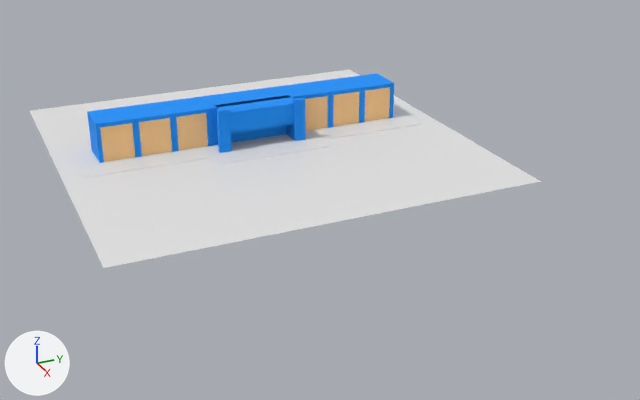
Two versions of the Blender file public/models/model.blend, one commit apart.
The view is the same before and after, from a camera (50 mm lens) standing at (40.0, -14.6, 16.1) and looking at (4.4, 1.4, -1.7). Lighting does not change. The marker at lower left points along +X, +Y and +Z.
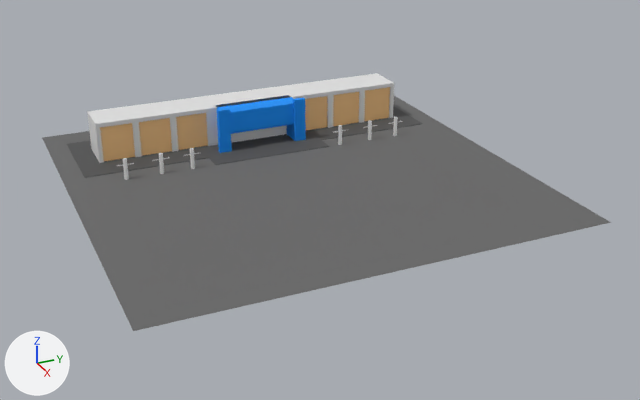
Edits to the bpy script that builds the scene:
```text
Change me_plane:
    where me_plane.from_pydata(...)  # 4 vertices, 1 face; spans x -1.0..1.0, y -1.0..1.0, z 0.0
    add me_plane.materials.append(mat_material_004)  # dark grey #696969
Change me_cube_002:
    where me_cube_002.from_pydata(...)  # 56 vertices, 30 faces; spans x -1.0..1.0, y -1.0..1.0, z -1.0..1.0
    used by ob_cube_001; location = (-1.5, 0.0, 1.0); scale = (1.0, 8.0, 1.0)
    remove me_cube_002.materials.append(mat_material_001)  # beige #ffcd8e
    me_cube_002 part 1: all 24 faces that had it switch from mat_material_002 (blue #0092ff) to no material
Add me_cube_010:
    me_cube_010.from_pydata([(0.91, 0.78, 0.8), (0.91, 0.97, 0.8), (0.91, 0.78, -1.0), (0.91, 0.97, -1.0)], [], [(3, 1, 0, 2)])
    me_cube_010.materials.append(mat_material_001)  # beige #ffcd8e
Add me_cube_009:
    me_cube_009.from_pydata([(0.91, 0.55, 0.8), (0.91, 0.74, 0.8), (0.91, 0.55, -1.0), (0.91, 0.74, -1.0)], [], [(3, 1, 0, 2)])
    me_cube_009.materials.append(mat_material_001)  # beige #ffcd8e
Add me_cube_008:
    me_cube_008.from_pydata([(0.91, 0.32, 0.8), (0.91, 0.51, 0.8), (0.91, 0.32, -1.0), (0.91, 0.51, -1.0)], [], [(3, 1, 0, 2)])
    me_cube_008.materials.append(mat_material_001)  # beige #ffcd8e
Add me_cube_007:
    me_cube_007.from_pydata([(0.91, -0.51, 0.8), (0.91, -0.32, 0.8), (0.91, -0.51, -1.0), (0.91, -0.32, -1.0)], [], [(3, 1, 0, 2)])
    me_cube_007.materials.append(mat_material_001)  # beige #ffcd8e
Add me_cube_006_1:
    me_cube_006_1.from_pydata([(0.91, -0.74, 0.8), (0.91, -0.55, 0.8), (0.91, -0.74, -1.0), (0.91, -0.55, -1.0)], [], [(3, 1, 0, 2)])
    me_cube_006_1.materials.append(mat_material_001)  # beige #ffcd8e
Add me_cube_004:
    me_cube_004.from_pydata([(0.91, -0.98, 0.8), (0.91, -0.78, 0.8), (0.91, -0.78, -1.0), (0.91, -0.98, -1.0)], [], [(2, 1, 0, 3)])
    me_cube_004.materials.append(mat_material_001)  # beige #ffcd8e
Change ob_plane:
    ob_plane.location: (0.0, 0.0, 0.0) -> (4.72, 0.0, 0.0)
Remove ob_cube_003:
    ob_cube_003 = bpy.data.objects.new('Cube.003', me_cube_005)
Add ob_cylinder_006:
    ob_cylinder_006 = bpy.data.objects.new('Cylinder.006', me_cylinder_008)  # 152 vertices, 140 faces; spans x -0.1..0.1, y -0.407..0.407, z -0.5..0.5
    ob_cylinder_006.location = (1.92, 3.64, 0.5)
Add ob_cylinder_005:
    ob_cylinder_005 = bpy.data.objects.new('Cylinder.005', me_cylinder_008.copy())
    ob_cylinder_005.location = (1.92, 5.32, 0.5)
Add ob_cylinder_004:
    ob_cylinder_004 = bpy.data.objects.new('Cylinder.004', me_cylinder_008.copy())
    ob_cylinder_004.location = (1.92, 6.81, 0.5)
Add ob_cylinder_003:
    ob_cylinder_003 = bpy.data.objects.new('Cylinder.003', me_cylinder_008.copy())
    ob_cylinder_003.location = (1.92, -7.26, 0.5)
Add ob_cylinder_002:
    ob_cylinder_002 = bpy.data.objects.new('Cylinder.002', me_cylinder_008.copy())
    ob_cylinder_002.location = (1.92, -5.58, 0.5)
Add ob_cylinder_001:
    ob_cylinder_001 = bpy.data.objects.new('Cylinder.001', me_cylinder_008.copy())
    ob_cylinder_001.location = (1.92, -4.09, 0.5)
Add ob_window_005:
    ob_window_005 = bpy.data.objects.new('Window.005', me_cube_010)
    ob_window_005.location = (-1.5, 0.0, 1.0)
    ob_window_005.scale = (1.0, 8.0, 1.0)
Add ob_window_004:
    ob_window_004 = bpy.data.objects.new('Window.004', me_cube_009)
    ob_window_004.location = (-1.5, 0.0, 1.0)
    ob_window_004.scale = (1.0, 8.0, 1.0)
Add ob_window_003:
    ob_window_003 = bpy.data.objects.new('Window.003', me_cube_008)
    ob_window_003.location = (-1.5, 0.0, 1.0)
    ob_window_003.scale = (1.0, 8.0, 1.0)
Add ob_window_002:
    ob_window_002 = bpy.data.objects.new('Window.002', me_cube_007)
    ob_window_002.location = (-1.5, 0.0, 1.0)
    ob_window_002.scale = (1.0, 8.0, 1.0)
Add ob_window_001:
    ob_window_001 = bpy.data.objects.new('Window.001', me_cube_006_1)
    ob_window_001.location = (-1.5, 0.0, 1.0)
    ob_window_001.scale = (1.0, 8.0, 1.0)
Add ob_window_000:
    ob_window_000 = bpy.data.objects.new('Window.000', me_cube_004)
    ob_window_000.location = (-1.5, 0.0, 1.0)
    ob_window_000.scale = (1.0, 8.0, 1.0)
Add ob_tarmaccurb:
    ob_tarmaccurb = bpy.data.objects.new('tarmacCurb', me_cube_005_1)  # 20 vertices, 18 faces; spans x -3.76..2.0, y -1.0..1.0, z -1.0..1.0; in mat_material_003 (dark grey #525252)
    ob_tarmaccurb.location = (0.0, 0.0, 0.0)
    ob_tarmaccurb.scale = (1.0, 9.0, 0.025)
```

Changed parts and their boxes (x1, y1, x2, y2) in the pictures (640 x 400 px):
'Plane', recoloured, moved (white to grey)
    before: (30, 70, 541, 268)
    after: (42, 96, 611, 331)
'tarmacCurb', added
    after: (67, 106, 423, 178)
'Cube.003', deleted
    before: (77, 113, 423, 178)
'Window.000', added
    after: (100, 123, 135, 161)
'Window.001', added
    after: (139, 118, 172, 156)
'Window.002', added
    after: (176, 113, 208, 150)
'Window.004', added
    after: (333, 92, 359, 126)
'Window.005', added
    after: (364, 87, 390, 121)
'Window.003', added
    after: (305, 96, 327, 130)
'Cylinder.003', added
    after: (117, 158, 134, 180)
'Cylinder.002', added
    after: (152, 153, 170, 174)
'Cylinder.001', added
    after: (184, 148, 199, 169)
'Cylinder.006', added
    after: (335, 125, 346, 145)
'Cylinder.005', added
    after: (363, 120, 377, 140)
'Cylinder.004', added
    after: (388, 117, 403, 136)
part 1 of me_cube_002, recoloured (blue to white)
    both: (87, 73, 394, 163)
